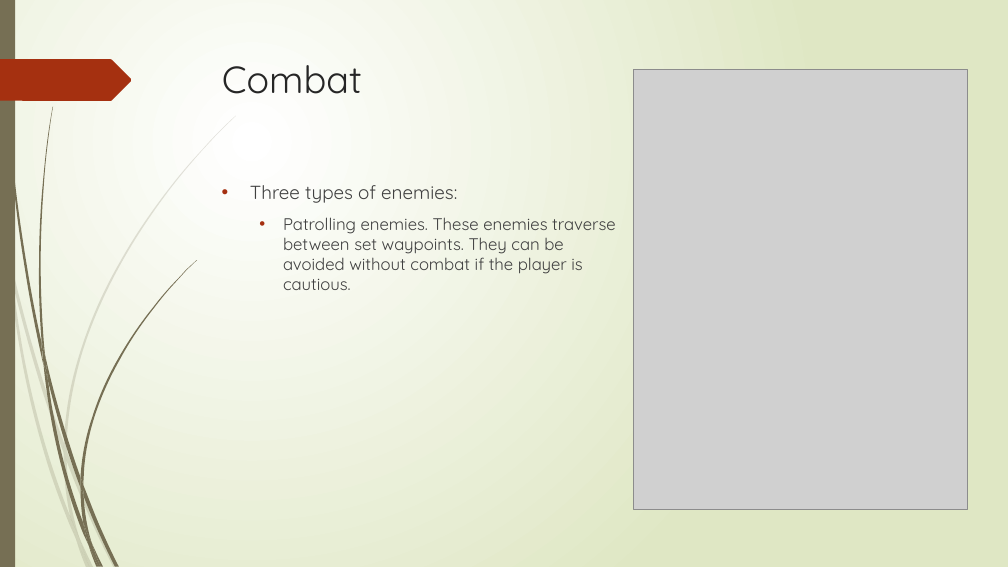
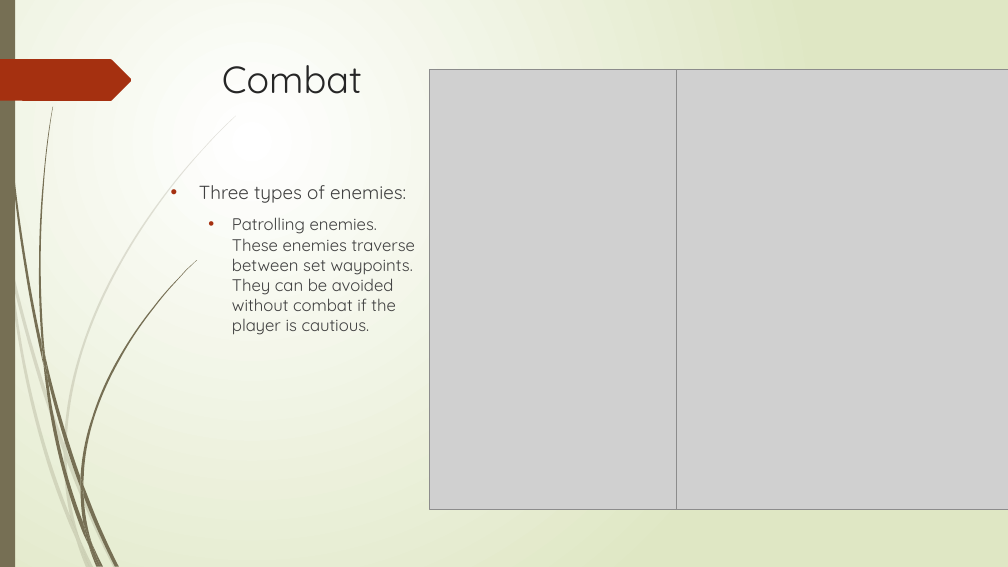
Before and after one commit to UoSGroupProjects1718/level-6-level-6-group-2, a slide deck: slide 9 of Presentations/Presentation_02.pptx. Drawn at 1008x567 pixels with LibreOffice and Linux fonts; fonts in the diff are those of the drawing; grey boxes stand for pictures. Boxes give left, top, right and bottom in pixels: in the first picture for what was removed or moved away, otherwise in the second. Text is boxed around its words. In the diff, an @@ line names an element or a change of style, - is before the commit and + after.

```diff
--- a/Presentations/Presentation_02.pptx
+++ b/Presentations/Presentation_02.pptx
@@ picture added at (430, 70, 677, 510) @@
@@ picture: place and size @@
-picture at (634, 70, 967, 510)
+picture at (675, 70, 1008, 510)
@@ text "Three types of enemies:" rewrapped from (250, 185, 616, 290) to (199, 185, 416, 335) @@
```
Also in this commit, not shown: 1 other slide changed.
